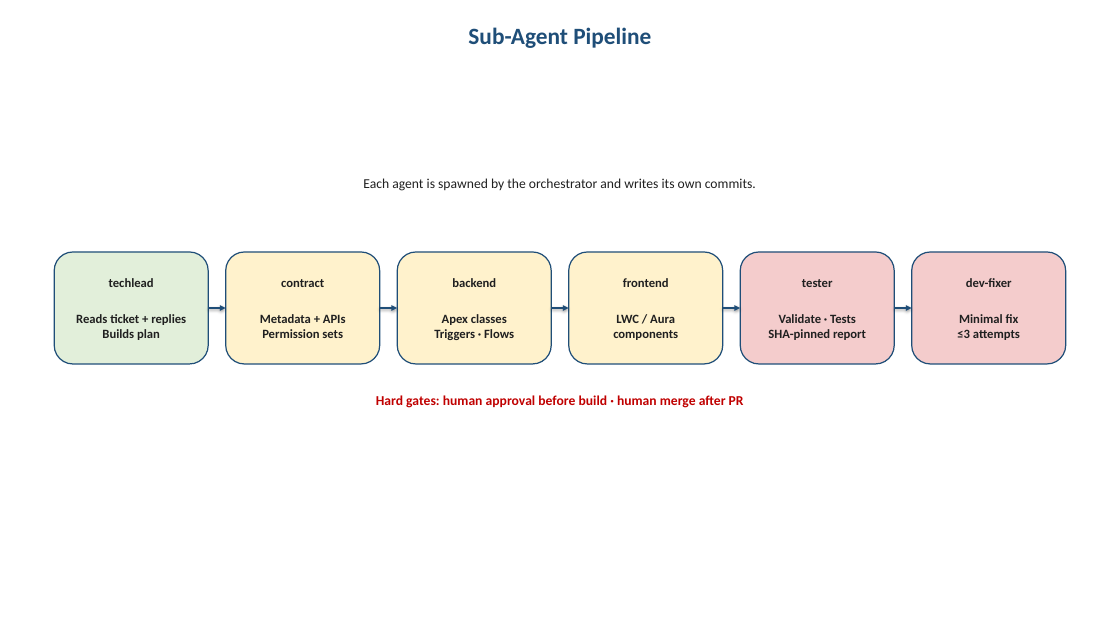
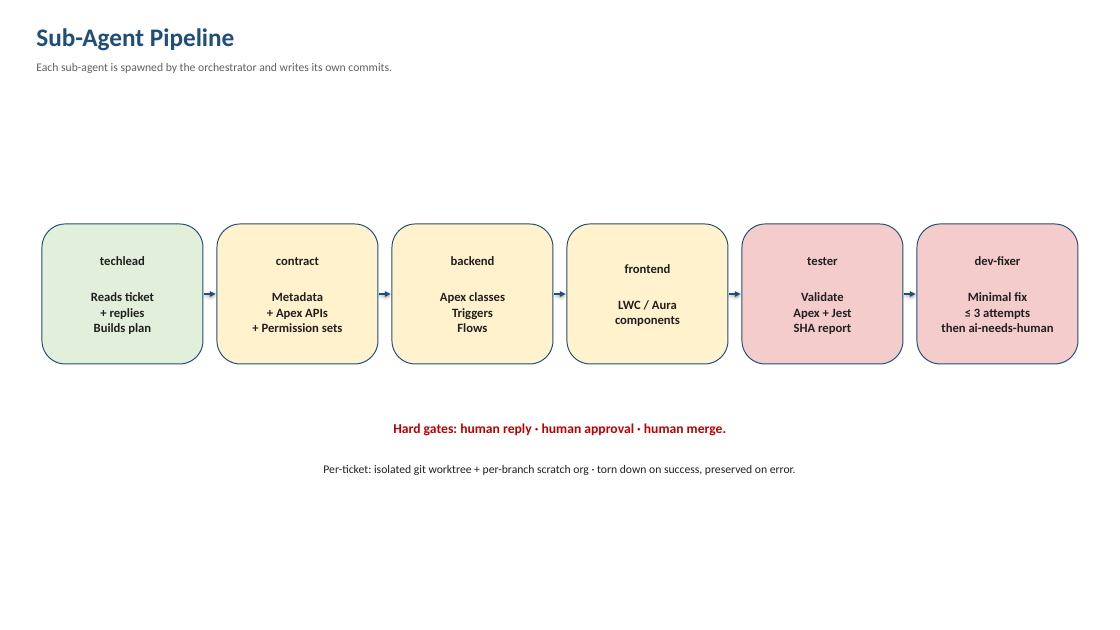
Before and after one commit to thanhtv368/sf-auto-agent, a slide deck: slide 4 of docs/sf-auto-agent-design.pptx (slide 3 before the commit). Drawn at 1120x630 pixels with LibreOffice and Linux fonts; fonts in the diff are those of the drawing. Boxes give left, top, right and bottom in pixels: in the first picture for what was removed or moved away, otherwise in the second. Text is boxed around its words. In the diff, an @@ line names an element or a change of style, - is before the commit and + after.

```diff
--- a/docs/sf-auto-agent-design.pptx
+++ b/docs/sf-auto-agent-design.pptx
@@ text "Sub-Agent Pipeline" at box(36, 28, 235, 51): size 24 to 26 pt; alignment centre to left @@
@@ text at box(36, 63, 392, 73): text changed; size 14 to 12 pt; text colour #202020 to #606060 @@
-Each agent is spawned by the orchestrator and writes its own commits.
+Each sub-agent is spawned by the orchestrator and writes its own commits.
@@ rounded rectangle "techlead": place and size @@
-rounded rectangle "techlead" at box(54, 252, 208, 364)
+rounded rectangle "techlead" at box(42, 224, 203, 364)
@@ rounded rectangle "contract": place and size @@
-rounded rectangle "contract" at box(225, 252, 379, 364)
+rounded rectangle "contract" at box(217, 224, 378, 364)
@@ rounded rectangle "backend": place and size @@
-rounded rectangle "backend" at box(397, 252, 551, 364)
+rounded rectangle "backend" at box(392, 224, 553, 364)
@@ rounded rectangle "frontend": place and size @@
-rounded rectangle "frontend" at box(568, 252, 722, 364)
+rounded rectangle "frontend" at box(567, 224, 728, 364)
@@ outline #1F4E78 1.25 pt to #1F4E78 1 pt in 6 elements at box(392, 224, 553, 364), box(567, 224, 728, 364), box(42, 224, 203, 364), box(217, 224, 378, 364), box(917, 224, 1078, 364), box(742, 224, 903, 364) @@
@@ rounded rectangle "tester": place and size @@
-rounded rectangle "tester" at box(740, 252, 894, 364)
+rounded rectangle "tester" at box(742, 224, 903, 364)
@@ rounded rectangle "dev-fixer": place and size @@
-rounded rectangle "dev-fixer" at box(911, 252, 1065, 364)
+rounded rectangle "dev-fixer" at box(917, 224, 1078, 364)
@@ text in rounded rectangle at box(91, 292, 154, 319): text changed @@
-Reads ticket + replies
+Reads ticket
++ replies
@@ arrow moved from (208, 308) - (225, 308) to (204, 294) - (216, 294) @@
@@ arrow (204, 294) - (216, 294): stroke #1F4E78 1.75 pt to #1F4E78 1.5 pt @@
@@ text in rounded rectangle at box(262, 292, 343, 332): text changed @@
-Metadata + APIs
-Permission sets
+Metadata
++ Apex APIs
++ Permission sets
@@ arrow moved from (379, 308) - (397, 308) to (379, 294) - (391, 294) @@
@@ arrow (379, 294) - (391, 294): stroke #1F4E78 1.75 pt to #1F4E78 1.5 pt @@
@@ arrow moved from (552, 308) - (568, 308) to (554, 294) - (566, 294) @@
@@ arrow (554, 294) - (566, 294): stroke #1F4E78 1.75 pt to #1F4E78 1.5 pt @@
@@ arrow moved from (722, 308) - (740, 308) to (729, 294) - (741, 294) @@
@@ arrow (729, 294) - (741, 294): stroke #1F4E78 1.75 pt to #1F4E78 1.5 pt @@
@@ text in rounded rectangle at box(793, 292, 852, 334): text changed @@
-Validate · Tests
-SHA-pinned report
+Validate
+Apex + Jest
+SHA report
@@ arrow moved from (894, 308) - (911, 308) to (904, 294) - (916, 294) @@
@@ arrow (904, 294) - (916, 294): stroke #1F4E78 1.75 pt to #1F4E78 1.5 pt @@
@@ text in rounded rectangle at box(452, 308, 493, 332): text changed @@
-Triggers · Flows
+Triggers
+Flows
@@ text in rounded rectangle at box(941, 308, 1054, 332): text changed @@
-≤3 attempts
+≤ 3 attempts
+then ai-needs-human
@@ text at box(393, 423, 726, 436): text changed @@
-Hard gates: human approval before build · human merge after PR
+Hard gates: human reply · human approval · human merge.
@@ text added at box(323, 465, 796, 475), 12 pt, text #202020 @@
+Per-ticket: isolated git worktree + per-branch scratch org · torn down on success, preserved on error.
```
Also in this commit, not shown: 3 other slides changed.
